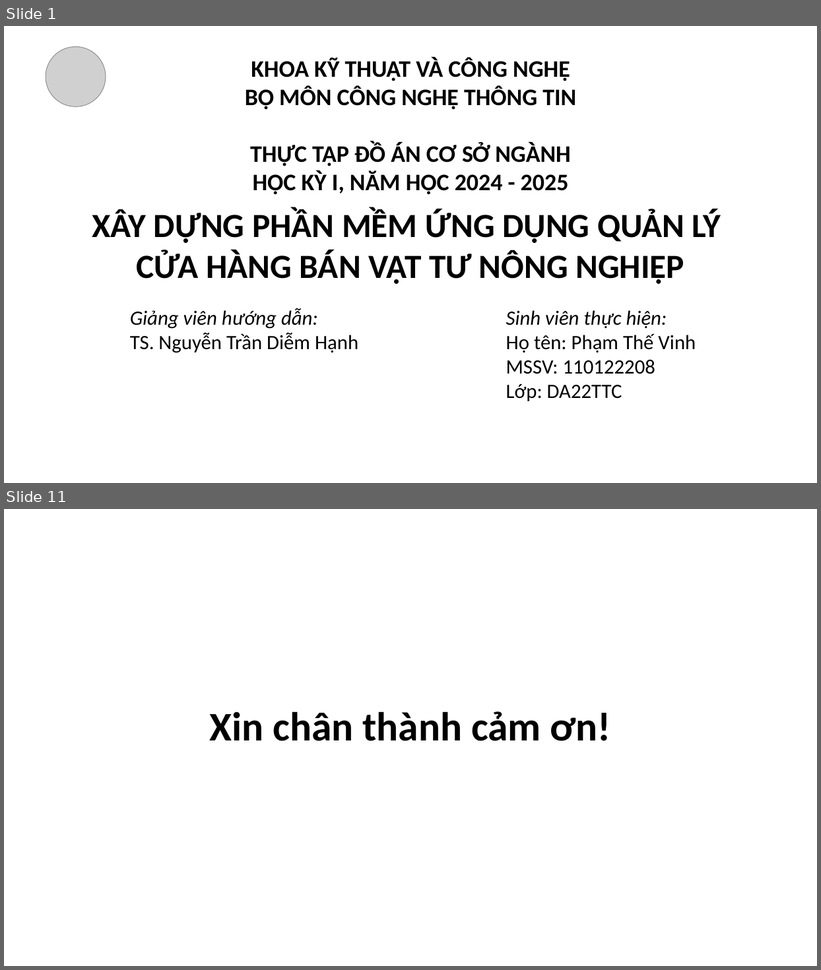
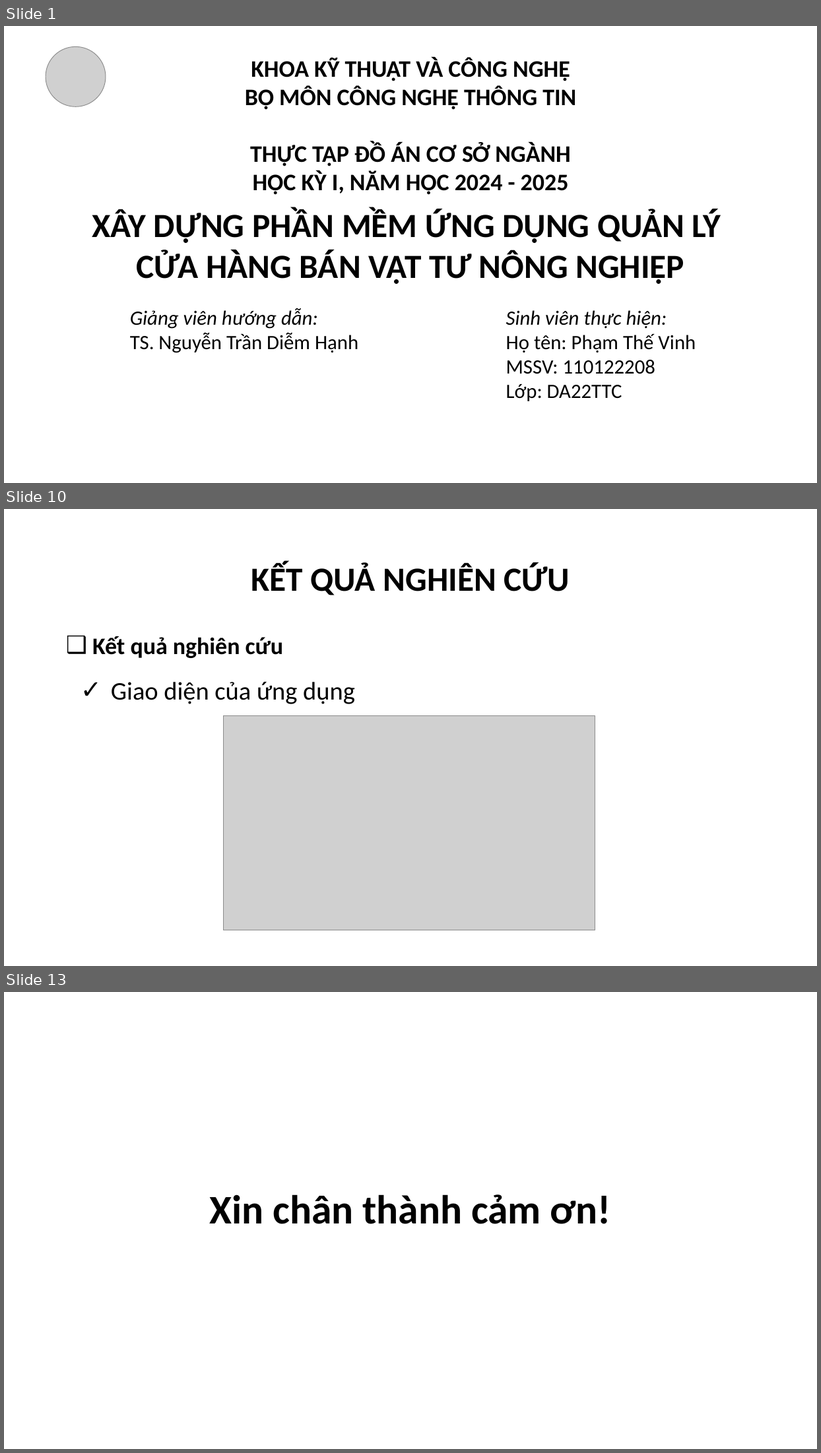
Before and after one commit to phamthevinhtv/csn-da22ttc-phamthevinh-vattunongnghiep, a slide deck: thesis/abs/CSN-PhamTheVinh-110122208-DA22TTC.pptx. Shown one above the other, each under a label of ours: slides 1 and 11 before the commit, slides 1, 10 and 13 after it; the slides between them are not shown. The pictures are 821x970 and 821x1453 pixels, drawn with LibreOffice and Linux fonts; fonts in the diff are those of the drawing; grey boxes stand for pictures; background and template pictures are left out. Boxes give left, top, right and bottom in pixels: in the first picture for what was removed or moved away, otherwise in the second. Text is boxed around its words. In the diff, an @@ line names an element or a change of style, - is before the commit and + after.

```diff
--- a/thesis/abs/CSN-PhamTheVinh-110122208-DA22TTC.pptx
+++ b/thesis/abs/CSN-PhamTheVinh-110122208-DA22TTC.pptx
@@ slide 10 added at bbox=[4, 509, 817, 966], background picture (left out) @@
@@ title added at bbox=[252, 563, 570, 595], 40 pt, text #000000, bold @@
+KẾT QUẢ NGHIÊN CỨU
@@ text added at bbox=[92, 636, 355, 704], 30 pt, text #000000 @@
+❑ Kết quả nghiên cứu
+✓ Giao diện của ứng dụng
@@ picture added at bbox=[223, 716, 595, 931] @@
@@ what was slide 11 is now slide 13 @@
```
Also in this commit, not shown: 9 slides changed, 1 other slide added, 6 other files.
